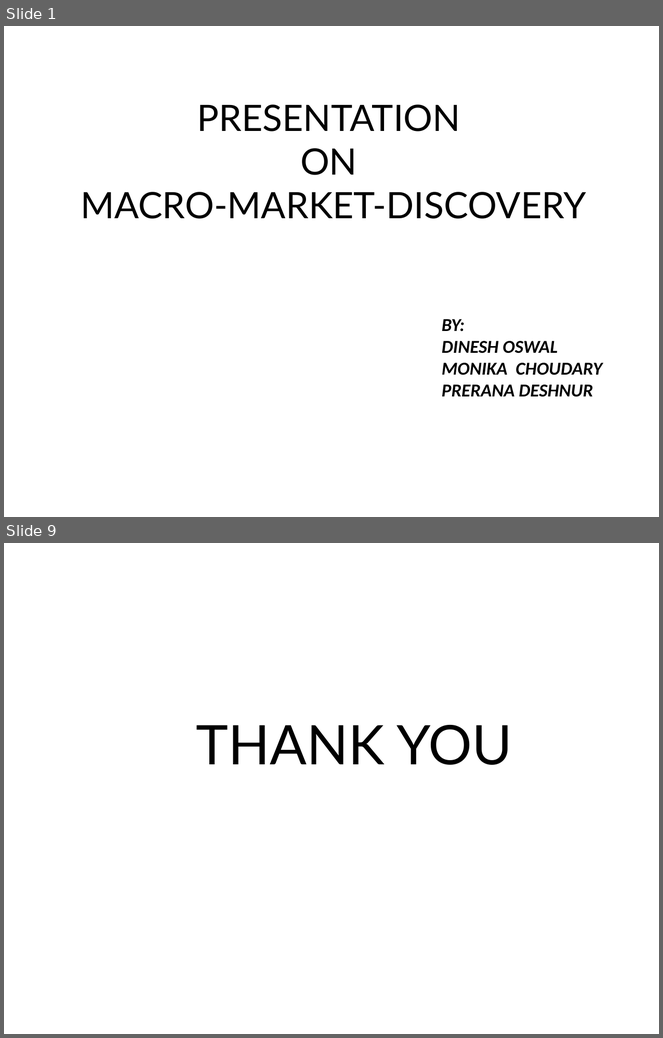
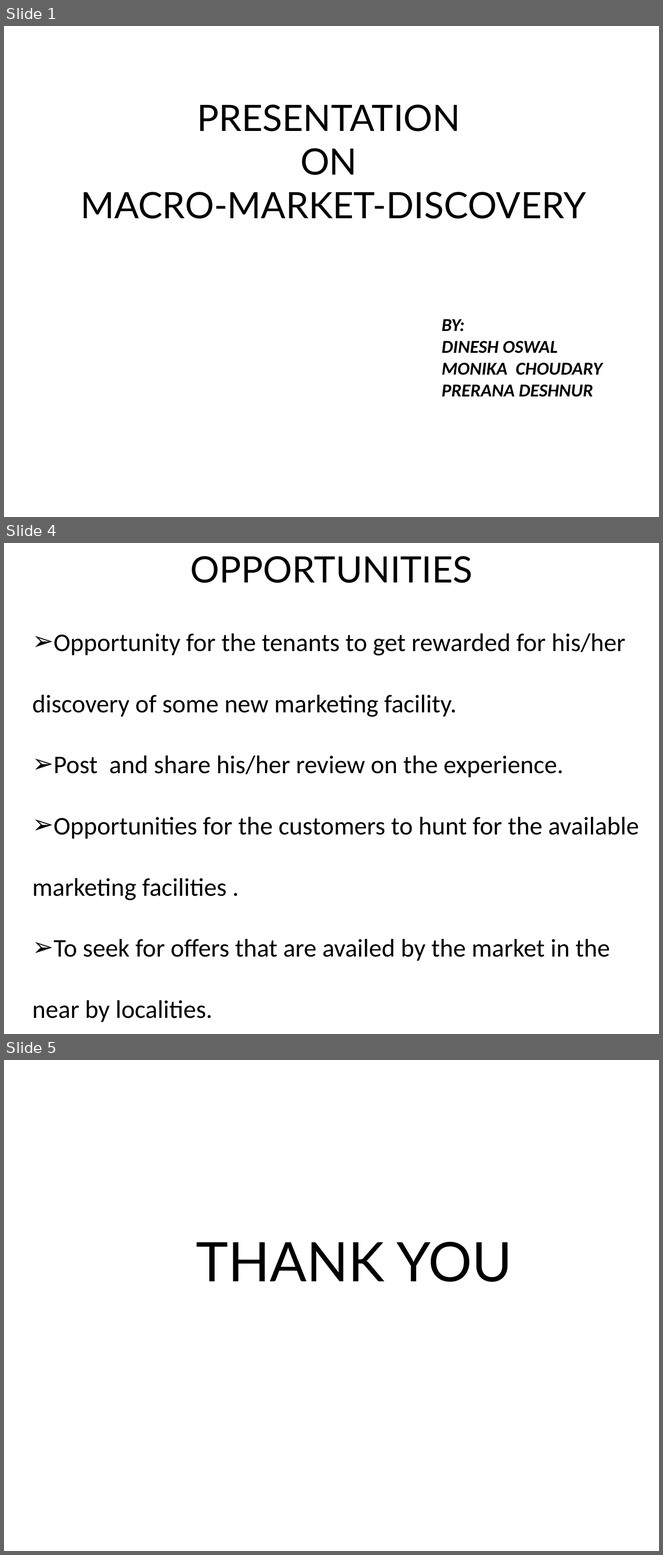
Before and after one commit to dineshoswal333/Playground, a slide deck: finalproject/team1/Macromarketdiscovery/debriefingppt/Team1_Macromarketdiscovery_Dinesh_Presentation.pptx. Shown one above the other, each under a label of ours: slides 1 and 9 before the commit, slides 1, 4 and 5 after it; the slides between them are not shown. The pictures are 663x1038 and 663x1555 pixels, drawn with LibreOffice and Linux fonts; fonts in the diff are those of the drawing. Boxes give left, top, right and bottom in pixels: in the first picture for what was removed or moved away, otherwise in the second. Text is boxed around its words. In the diff, an @@ line names an element or a change of style, - is before the commit and + after.

```diff
--- a/finalproject/team1/Macromarketdiscovery/debriefingppt/Team1_Macromarketdiscovery_Dinesh_Presentation.pptx
+++ b/finalproject/team1/Macromarketdiscovery/debriefingppt/Team1_Macromarketdiscovery_Dinesh_Presentation.pptx
@@ slide 4 added at [4, 543, 659, 1034], background #FFFFFF @@
@@ text added at [191, 556, 473, 583], 40 pt, text #000000 @@
+OPPORTUNITIES
@@ text added at [32, 633, 639, 1022], 28 pt, text #000000 @@
+➢ Opportunity for the tenants to get rewarded for his/her discovery of some new marketing facility.
+➢ Post and share his/her review on the experience.
+➢ Opportunities for the customers to hunt for the available marketing facilities .
+➢ To seek for offers that are availed by the market in the near by localities.
@@ what was slide 9 is now slide 5 @@
```
Also in this commit, not shown: 2 other slides added, 7 slides removed, 38 other files.
